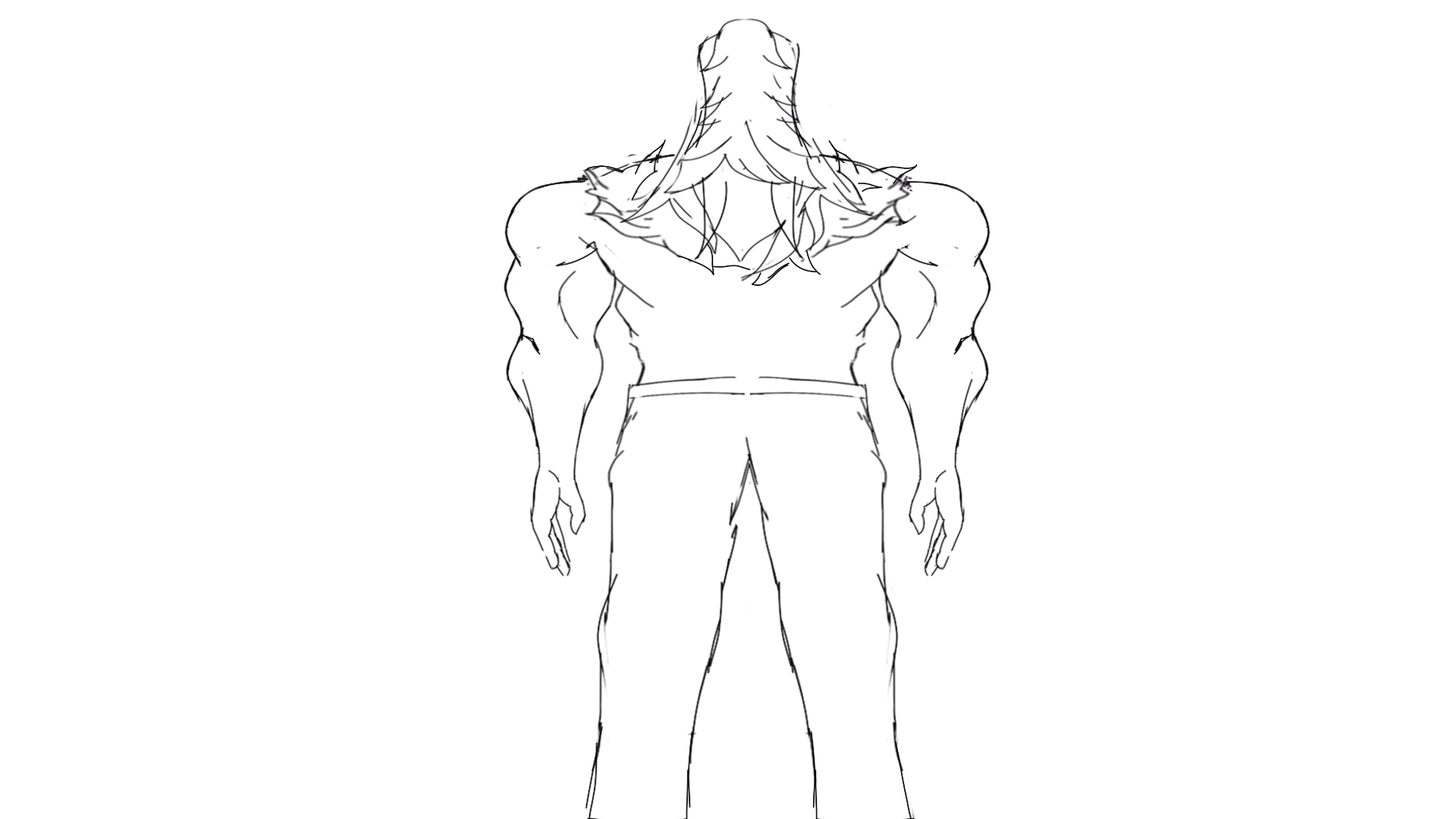
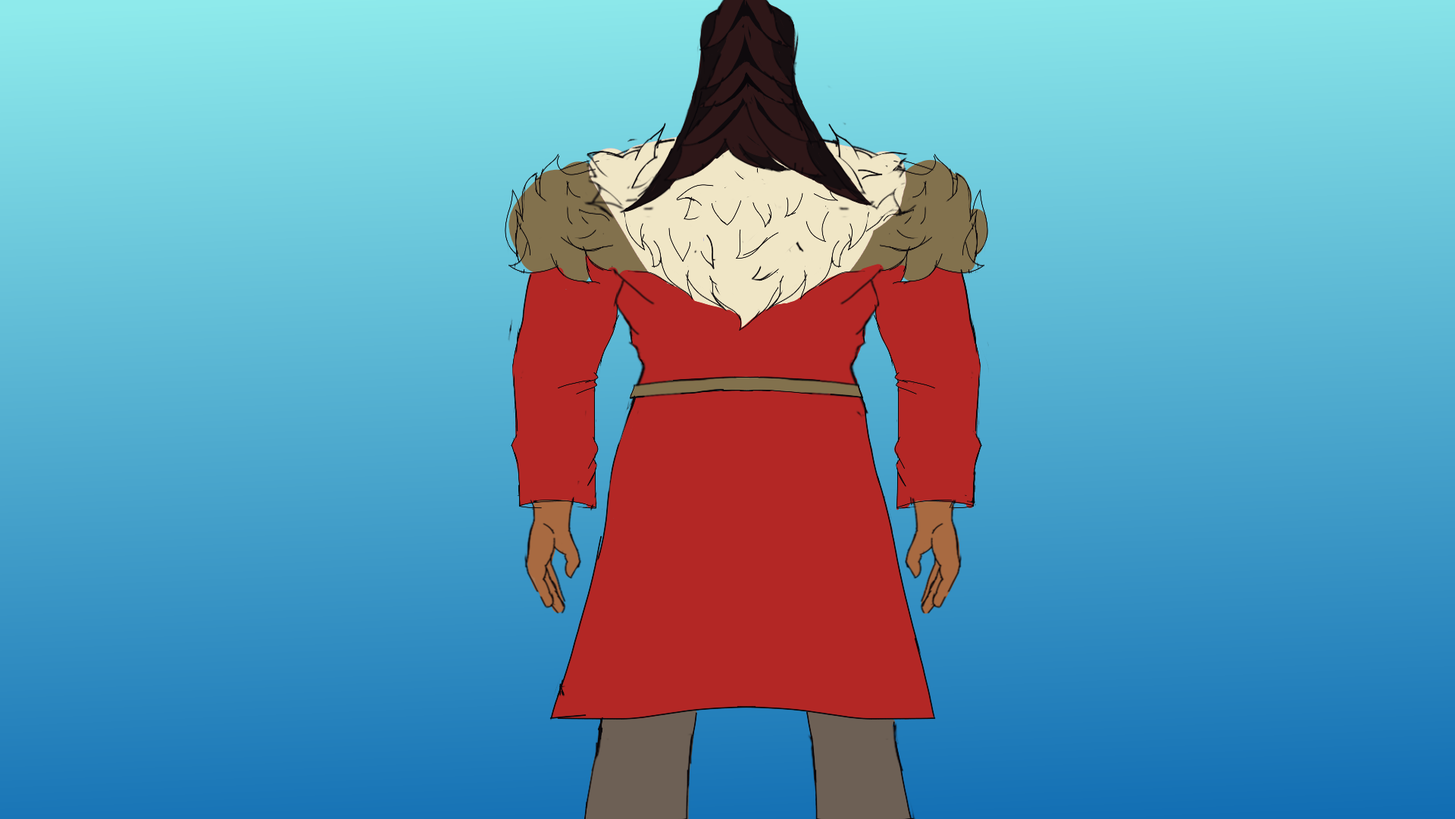
Layered file, before and after one edit (1455x819). Changes by layer:
renamed "Paint Layer 3" to "Hair", painted on it over [582, 0, 922, 340]
added layer "Body" in group "LineArt" over [485, 48, 1019, 819]
added layer "Paint Layer 4" above "Paint Layer 3" over [582, 0, 874, 243]
added layer "Paint Layer 3" above "Paint Layer 5" over [485, 242, 1019, 819]
added layer "Paint Layer 5" above "Paint Layer 6" over [0, 0, 1455, 819]
added layer "Paint Layer 6" above "Paint Layer 2" over [485, 145, 1019, 340]
hid "Paint Layer 2", moved it out of group "Group 4", painted on it over [485, 48, 1019, 819]
painted on "Background" over [0, 0, 1455, 819]
